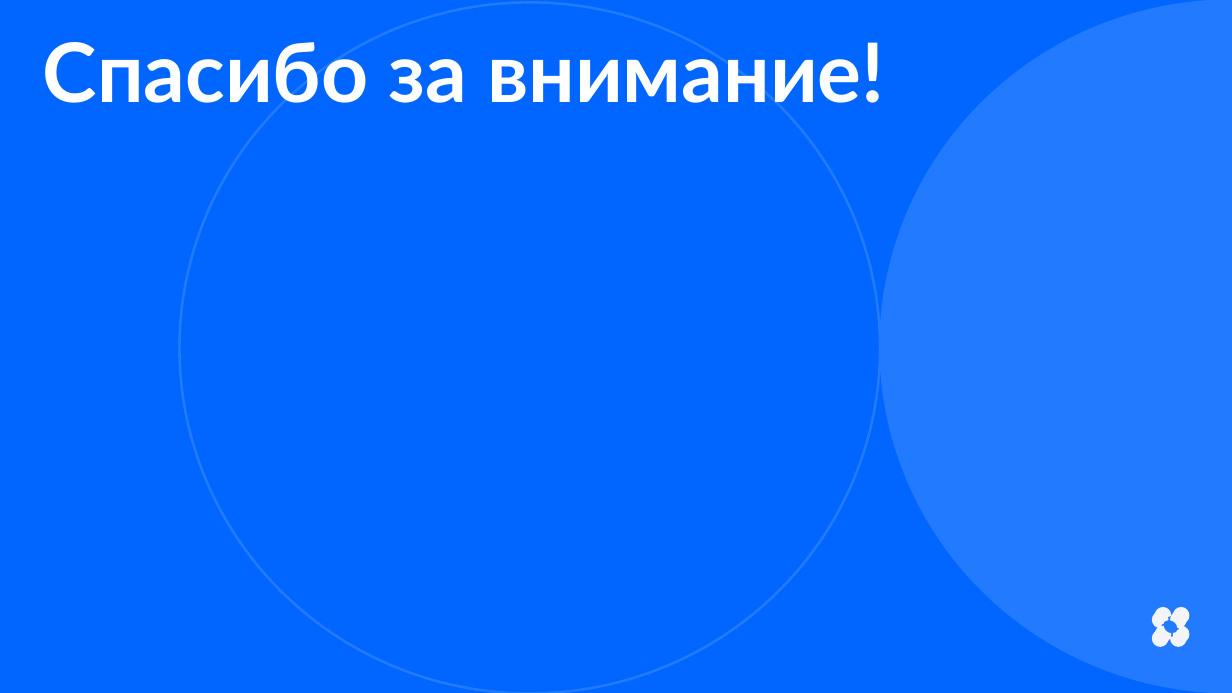
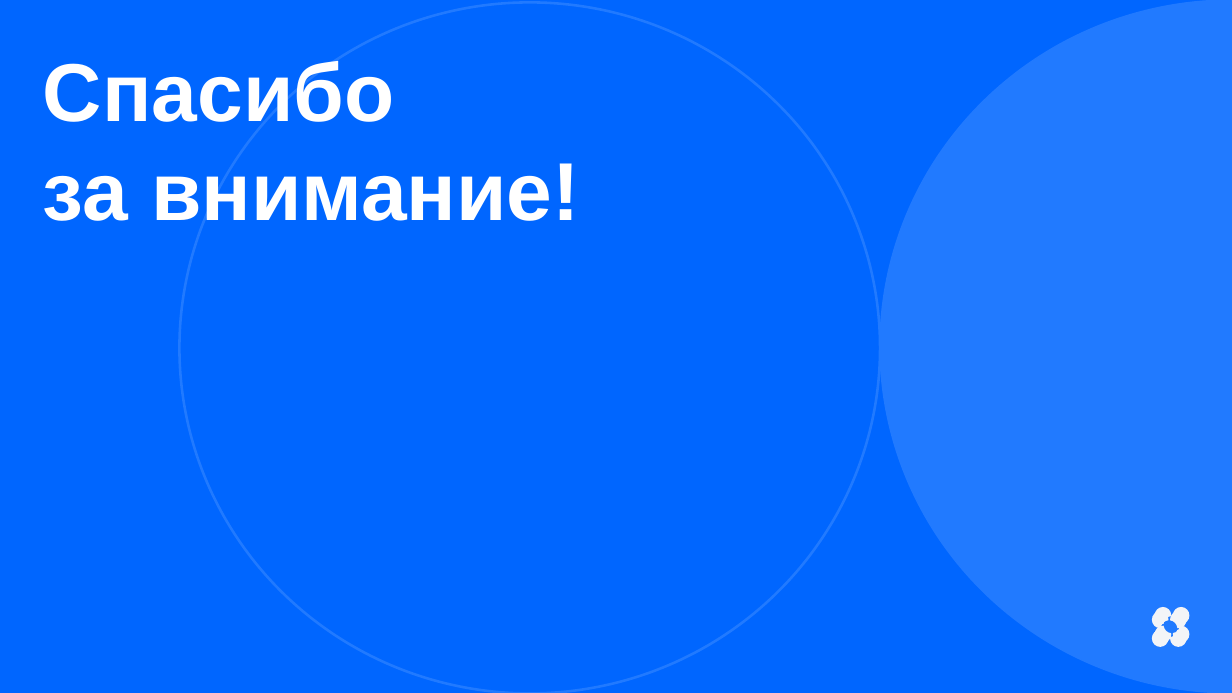
Before and after one commit to Andrey123654/antispam-ml, a slide deck: slide 17 of reports/MKB251-RazhnovAP_Итоговое_задание.pptx. Drawn at 1232x693 pixels with LibreOffice and Linux fonts; fonts in the diff are those of the drawing. Boxes give left, top, right and bottom in pixels: in the first picture for what was removed or moved away, otherwise in the second. Text is boxed around its words. In the diff, an @@ line names an element or a change of style, - is before the commit and + after.

```diff
--- a/reports/MKB251-RazhnovAP_Итоговое_задание.pptx
+++ b/reports/MKB251-RazhnovAP_Итоговое_задание.pptx
@@ text at box(43, 60, 580, 221): text changed; font Lato to Arial @@
-Спасибо за внимание!
+Спасибо
+за внимание!
```
Also in this commit, not shown: 3 other slides changed, 12 slides added, 12 slides removed, 1 other file.
